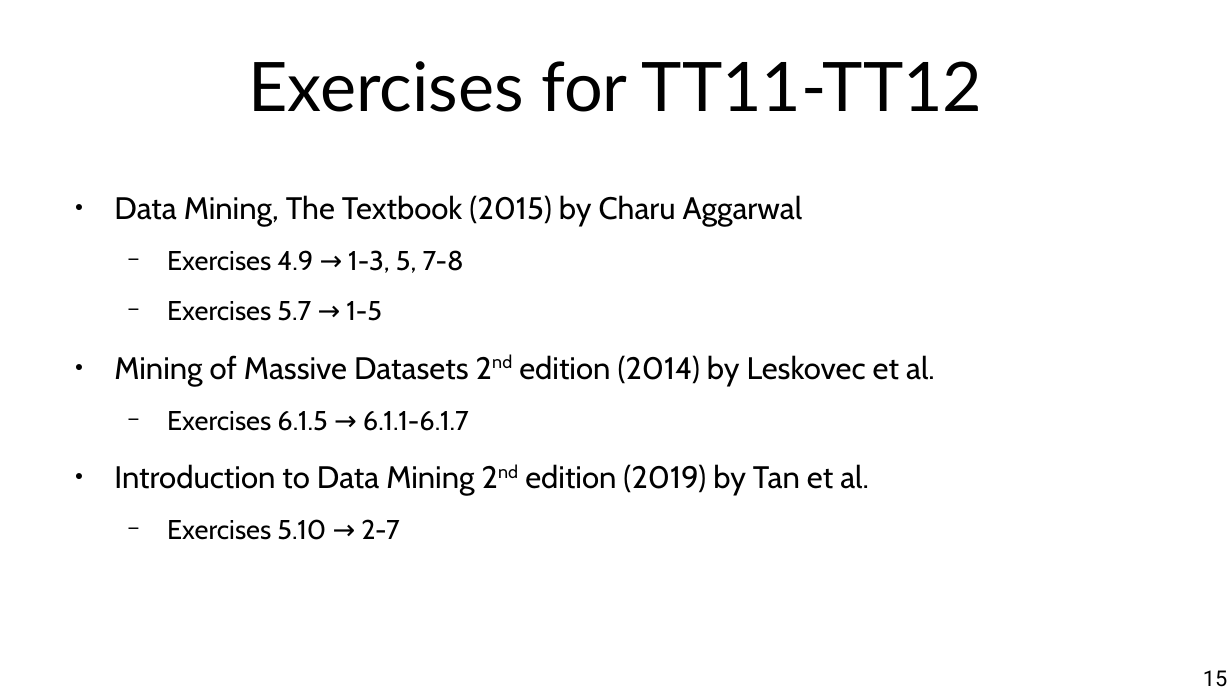
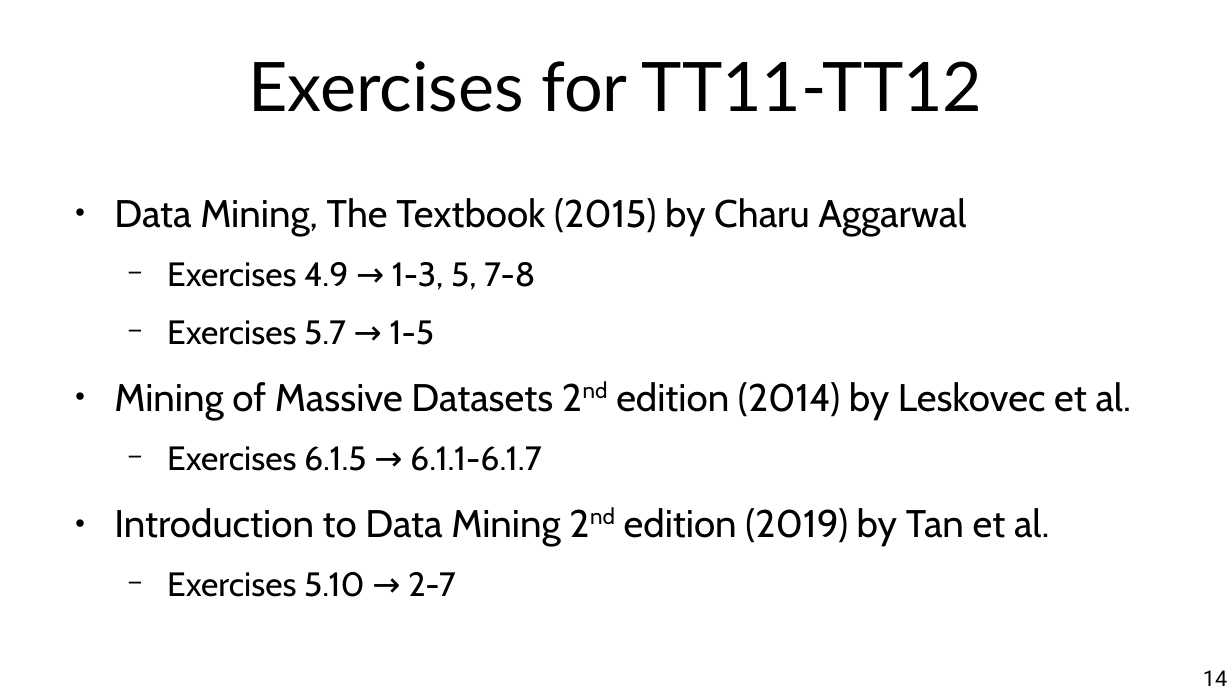
Before and after one commit to marco-calautti/data-mining-course, a slide deck: slide 14 of theory/odp/tt12_association_rules.odp (slide 15 before the commit). Drawn at 1232x693 pixels with LibreOffice and Linux fonts; fonts in the diff are those of the drawing. Boxes give left, top, right and bottom in pixels: in the first picture for what was removed or moved away, otherwise in the second. Text is boxed around its words. In the diff, an @@ line names an element or a change of style, - is before the commit and + after.

```diff
--- a/theory/odp/tt12_association_rules.odp
+++ b/theory/odp/tt12_association_rules.odp
@@ text "Data Mining, The Textbook (2015) ..." at <box>114,198,1131,597</box>: size 20 to 24.8 pt in "Data Mining, The Textbook (2015) by Charu ...", "Mining of Massive Datasets 2nd edition (2014) ...", "Introduction to Data Mining 2nd edition (2019) ..."; size 17.5 to 21.7 pt in "Exercises 4.9 → 1-3, 5, 7-8", "Exercises 5.7 → 1-5", "Exercises 6.1.5 → 6.1.1-6.1.7", "Exercises 5.10 → 2-7" @@
@@ page number at <box>1203,670,1227,686</box>: text changed @@
-15
+14
```
Also in this commit, not shown: 3 other slides changed, 1 slide removed, 7 other files.
